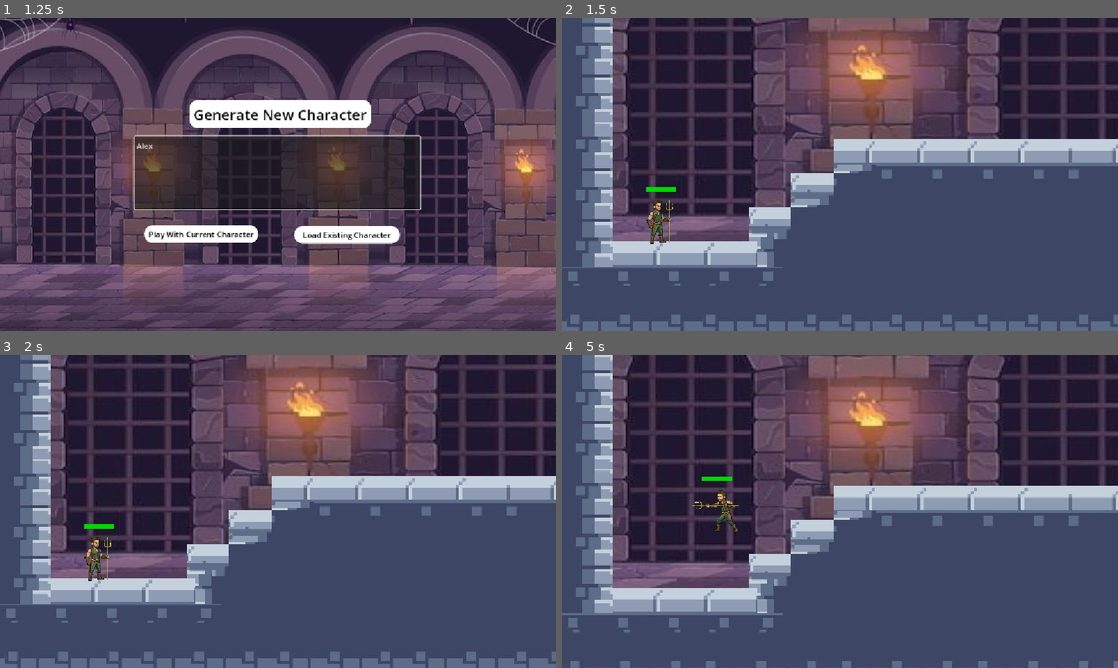
Above: before the commit, frames 1-4 (two rows, left to right).
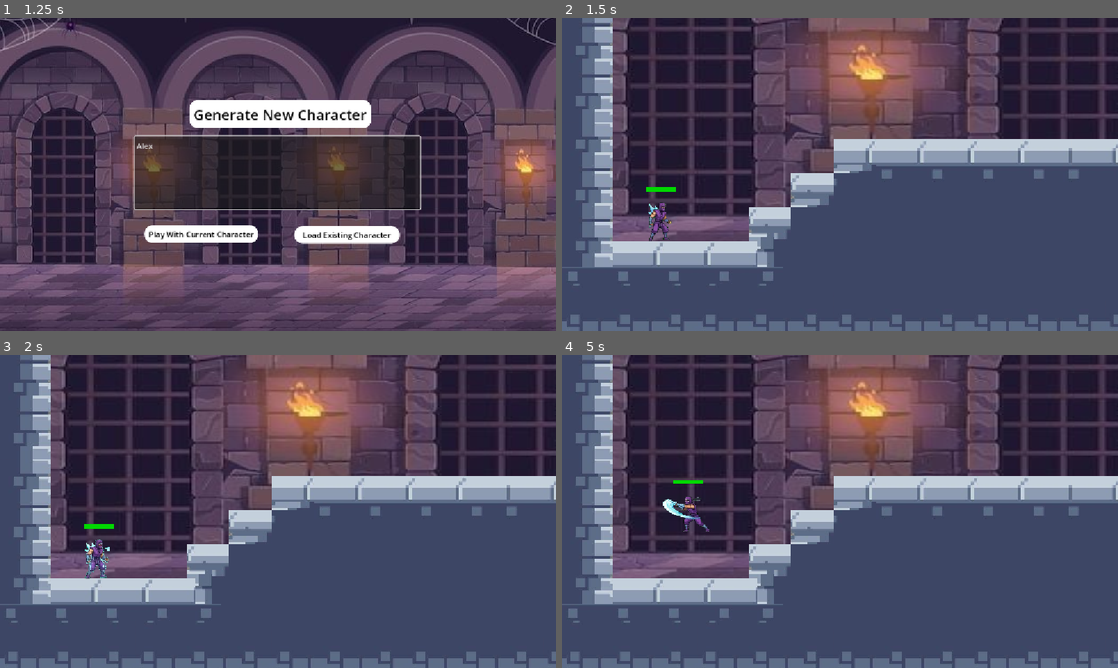
Above: after the commit, the same moments.

Repository: skyler-simpson/senior_design
Game: Godot game, scene res://Scenes/main_menu.tscn
The game is run twice, just before and just after one commit, with the same random seed, the same clock (stepped at 60 frames per second) and the same inputs.
Inputs (mouse positions are in pixels of both pictures, inside the frame that each line leads up to):
- Up to frame 1 (1.25 s): click (278, 171) at 0.52 s; type "Alex" at 0.6 s
- Up to frame 2 (1.5 s): click "Play With Current Character" at 1.25 s
- Up to frame 3 (2 s): no input
- Up to frame 4 (5 s): tap Enter (ui_accept) at 2, 2.27, 3.02, 4.52 s; move the mouse to (962, 495) at 2.02 s; hold A (move_right) 2.03-3.53 s; click (962, 495) at 2.1 s; move the mouse to (728, 527) at 2.77 s; click (728, 527) at 2.85 s; move the mouse to (895, 442) at 3.52 s; hold D (move_left) 3.53-4.28 s; click (895, 442) at 3.6 s; move the mouse to (812, 574) at 4.27 s; hold A (move_right) from 4.28 s (still down); click (812, 574) at 4.35 s

Frame 1 is identical in both runs. In frame 2, 0.4% of the frame differs, in the area x 15-20%, y 58-73%; in frame 3, 0.4%; in frame 4, 27%, in the area x 0-100%, y 0-100%.

Commit message:
fixing error where current sprite doesn't load and defaults to aquaman, adding speed,damage and height as editable attributes for user

Diff:
--- /dev/null
+++ b/src/Game Code/senior-design-project/Characters/TestingSprites/custom_skin.json
@@ -0,0 +1,32 @@
+{
+  "attributes": {
+    "height": null,
+    "height_confidence": 0.0,
+    "species": "ninja",
+    "species_confidence": 0.83,
+    "element": "ice",
+    "element_confidence": 0.81,
+    "primary_colors": [
+      "purple"
+    ],
+    "primary_colors_confidence": [
+      0.9
+    ],
+    "secondary_colors": [],
+    "secondary_colors_confidence": [],
+    "clothing": [
+      "clothes"
+    ],
+    "clothing_confidence": [
+      0.81
+    ],
+    "equipment": [],
+    "equipment_confidence": []
+  },
+  "game_stats": {
+    "speed": 50,
+    "jump_velocity": 50,
+    "damage_amount": 67
+  },
+  "input_text": "A ninja with ice powers wearing purple clothes"
+}
--- a/src/Game Code/senior-design-project/Scenes/dark_samurai.gd
+++ b/src/Game Code/senior-design-project/Scenes/dark_samurai.gd
@@ -1,9 +1,10 @@
 extends CharacterBody2D
 
 
-const SPEED = 300.0
-const JUMP_VELOCITY = -450.0
-const DAMAGE_AMOUNT = 20
+# Default stats — overridden by JSON if a companion file exists
+var SPEED = 300.0
+var JUMP_VELOCITY = -450.0
+var DAMAGE_AMOUNT = 20
 const FALL_DEATH_Y = 1000.0
 const TARGET_PIXEL_HEIGHT = 100.0
 
@@ -26,23 +27,23 @@
 	else:
 		path_to_load = "res://Characters/TestingSprites/custom_skin.png"
 
-	if Global.generated_new_character:
-		if FileAccess.file_exists(path_to_load):
-			var custom_image = Image.new()
-			var err = custom_image.load(path_to_load)
-
-			if err == OK:
-				var custom_texture = ImageTexture.create_from_image(custom_image)
-				apply_new_spritesheet(custom_texture)
-				print("Success: Loaded custom modded sprite sheet!")
-			else:
-				print("Error: Found custom_skin.png, but failed to load it. Code: ", err)
-				_load_default_sprite()
+	# Always try to load custom_skin.png first (works for both new generation
+	# and "Play with Current Character" replays)
+	if FileAccess.file_exists(path_to_load):
+		var custom_image = Image.new()
+		var err = custom_image.load(path_to_load)
+
+		if err == OK:
+			var custom_texture = ImageTexture.create_from_image(custom_image)
+			apply_new_spritesheet(custom_texture)
+			print("Success: Loaded custom sprite sheet from: ", path_to_load)
+			scale_generated_sprite()
+			_try_load_stats_from_json(path_to_load)
 		else:
-			print("Could not load in new sprite.")
+			print("Found custom_skin.png but failed to load it. Code: ", err)
 			_load_default_sprite()
 	else:
-		# If there is no new sprite then load in the pre-existing one
+		print("No custom sprite found. Loading default sprite.")
 		_load_default_sprite()
 
 	# Initializing health bar
@@ -52,8 +53,6 @@
 	samurai.animation_finished.connect(_on_animation_finished)
 	add_to_group("player")
 	sword_area.monitoring = false
-
-	scale_generated_sprite()
 
 func _load_default_sprite():
 	print("No custom skin found. Loading current sprite.")
@@ -260,5 +259,50 @@
 		var scale_factor = TARGET_PIXEL_HEIGHT / frame_height
 		samurai.scale = Vector2(scale_factor, scale_factor)
 		print("Successfully scaled sprite to: ", samurai.scale)
-	else:
-		print("ERROR: Could not find texture to scale. Make sure the image is loaded first!")
+
+
+func _try_load_stats_from_json(png_path: String) -> void:
+	"""Load companion JSON file and apply game_stats to character vars."""
+	var json_path = png_path.replace(".png", ".json")
+
+	# Also check Global path override
+	if json_path.begins_with("res://"):
+		json_path = ProjectSettings.globalize_path(json_path)
+
+	if not FileAccess.file_exists(json_path):
+		print("No companion JSON found at: ", json_path)
+		print("Using default stats: SPEED=", SPEED, ", JUMP=", JUMP_VELOCITY, ", DMG=", DAMAGE_AMOUNT)
+		return
+
+	var file = FileAccess.open(json_path, FileAccess.READ)
+	var content = file.get_as_text()
+	file.close()
+
+	var json = JSON.new()
+	var parse_result = json.parse(content)
+
+	if parse_result != OK:
+		print("Failed to parse JSON stats: ", json.get_error_message())
+		return
+
+	var data = json.get_data()
+	if not data is Dictionary or not data.has("game_stats"):
+		print("JSON missing game_stats key")
+		return
+
+	var stats = data["game_stats"]
+
+	# Map NLP 0-100 scale to Godot scale
+	# SPEED: NLP 0-100 → Godot 150-450 (base 300, +/- 150)
+	if stats.has("speed"):
+		SPEED = 150.0 + (stats["speed"] / 100.0) * 300.0
+
+	# JUMP_VELOCITY: NLP 0-100 → Godot -250 to -550 (base -450)
+	if stats.has("jump_velocity"):
+		JUMP_VELOCITY = -250.0 - (stats["jump_velocity"] / 100.0) * 300.0
+
+	# DAMAGE_AMOUNT: NLP 0-100 → Godot 5-45 (base 20, +/- 20)
+	if stats.has("damage_amount"):
+		DAMAGE_AMOUNT = 5.0 + (stats["damage_amount"] / 100.0) * 40.0
+
+	print("Loaded JSON stats: SPEED=", SPEED, ", JUMP=", JUMP_VELOCITY, ", DMG=", DAMAGE_AMOUNT)
--- a/src/Game Code/senior-design-project/Scenes/main_menu.gd
+++ b/src/Game Code/senior-design-project/Scenes/main_menu.gd
@@ -25,12 +25,16 @@
 	var script_path = ProjectSettings.globalize_path("res://generator.py")
 	var save_path = ProjectSettings.globalize_path("res://Characters/TestingSprites/custom_skin.png")
 
+	var project_dir=ProjectSettings.globalize_path("res://")
+	var python_exe = project_dir.path_join("../../../.venv/bin/python").simplify_path()
+	print(python_exe)
+
 	# Pass the prompt AND the save path to Python
 	var arguments = [script_path, user_prompt, save_path]
 	var python_output = []
 
 	print("Running Python...")
-	OS.execute("python", arguments, python_output, true)
+	OS.execute(python_exe, arguments, python_output)
 
 	if python_output.size() > 0:
 		print("Python Output: ", python_output[0])
--- a/src/Game Code/senior-design-project/Scenes/preview_sprite.gd
+++ b/src/Game Code/senior-design-project/Scenes/preview_sprite.gd
@@ -52,8 +52,12 @@
 	var script_path = ProjectSettings.globalize_path("res://generator.py")
 	var save_path = ProjectSettings.globalize_path("res://Characters/TestingSprites/custom_skin.png")
 
+	var project_dir=ProjectSettings.globalize_path("res://")
+	var python_exe = project_dir.path_join("../../../.venv/bin/python").simplify_path()
+	print(python_exe)
+
 	var arguments = [script_path, prompt_text, save_path, "--reuse-prompt"]
 	var output = []
 
 	print("Python is regenerating with prompt: ", prompt_text)
-	OS.execute("python", arguments, output,true)
+	OS.execute(python_exe, arguments, output)
--- a/src/Game Code/senior-design-project/global.gd
+++ b/src/Game Code/senior-design-project/global.gd
@@ -4,3 +4,9 @@
 var generated_new_character: bool = false
 var last_prompt: String = ""
 var custom_skin_path: String = ""
+
+# Custom character stats loaded from companion JSON file
+var has_custom_stats: bool = false
+var custom_speed: float = 300.0
+var custom_jump_velocity: float = -450.0
+var custom_damage_amount: float = 20.0
Binary file added: src/Game Code/senior-design-project/Characters/TestingSprites/Old Characters/custome_skin_backup_20260406143207.png
Not shown, added: src/Game Code/senior-design-project/Characters/TestingSprites/Old Characters/custome_skin_backup_20260406143207.png.import
Binary file added: src/Game Code/senior-design-project/Characters/TestingSprites/Old Characters/custome_skin_backup_20260406143502.png
Not shown, added: src/Game Code/senior-design-project/Characters/TestingSprites/Old Characters/custome_skin_backup_20260406143502.png.import
Binary file added: src/Game Code/senior-design-project/Characters/TestingSprites/Old Characters/custome_skin_backup_20260406143556.png
Not shown, added: src/Game Code/senior-design-project/Characters/TestingSprites/Old Characters/custome_skin_backup_20260406143556.png.import
Binary file added: src/Game Code/senior-design-project/Characters/TestingSprites/Old Characters/custome_skin_backup_20260406143926.png
Not shown, added: src/Game Code/senior-design-project/Characters/TestingSprites/Old Characters/custome_skin_backup_20260406143926.png.import
Binary file added: src/Game Code/senior-design-project/Characters/TestingSprites/Old Characters/custome_skin_backup_20260406145039.png
Not shown, added: src/Game Code/senior-design-project/Characters/TestingSprites/Old Characters/custome_skin_backup_20260406145039.png.import
Binary file added: src/Game Code/senior-design-project/Characters/TestingSprites/Old Characters/custome_skin_backup_20260406145125.png
Not shown, added: src/Game Code/senior-design-project/Characters/TestingSprites/Old Characters/custome_skin_backup_20260406145125.png.import
(and 4 more such lines)
